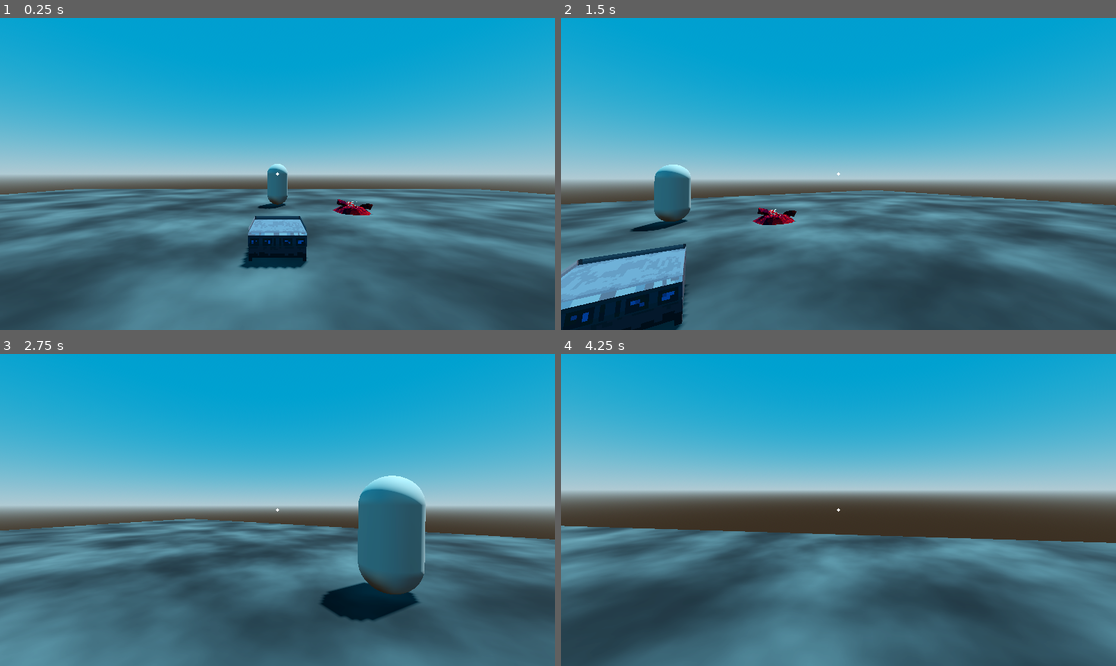
Above: before the commit, frames 1-4 (two rows, left to right).
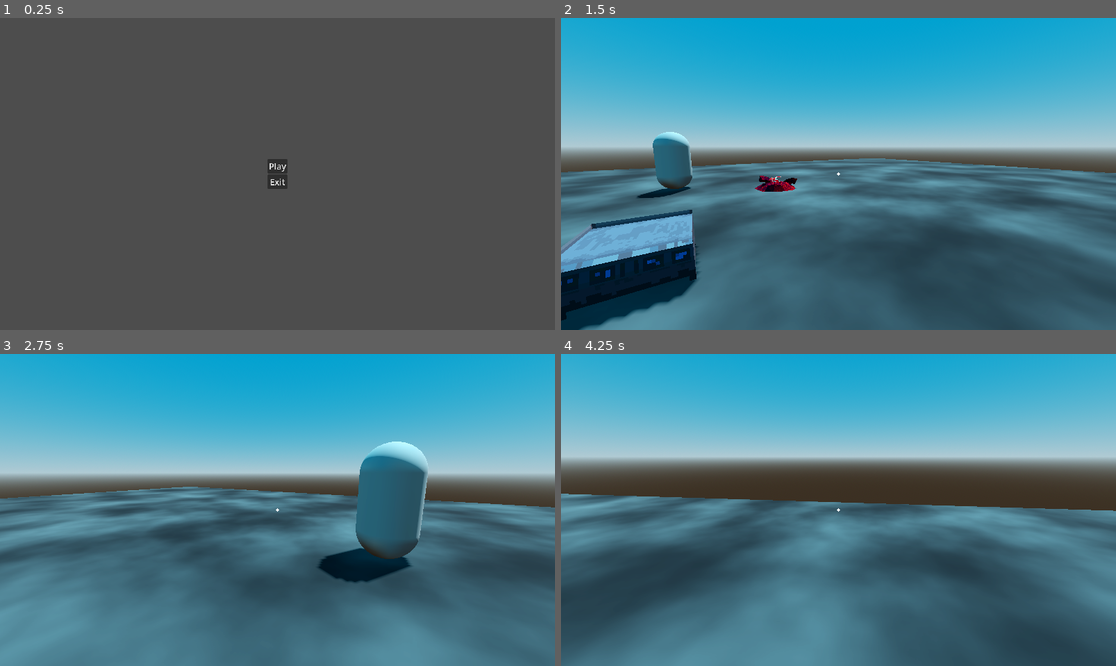
Above: after the commit, the same moments.

Repository: ZsoltHevesi/spooky-cooking-sim
Game: Godot game, scene res://_Scenes/main_menu.tscn
The game is run twice, just before and just after one commit, with the same random seed, the same clock (stepped at 60 frames per second) and the same inputs. Before the commit the project starts from res://3d_cooking/worlds/restaurant.tscn.
Inputs (mouse positions are in pixels of both pictures, inside the frame that each line leads up to):
- Up to frame 1 (0.25 s): no input
- Up to frame 2 (1.5 s): click (838, 164) at 0.5 s, where only the run after the commit has a clickable "Play"; tap Enter at 1.25 s; move the mouse to (866, 174) at 1.27 s; press the mouse at (866, 174) at 1.28 s; hold W (move_forward) from 1.28 s (still down)
- Up to frame 3 (2.75 s): keep holding W (move_forward); move the mouse to (249, 510) at 2.02 s; release the mouse at (249, 510) at 2.03 s; click (249, 510) at 2.1 s
- Up to frame 4 (4.25 s): keep holding W (move_forward); move the mouse to (849, 503) at 2.77 s; press the mouse at (849, 503) at 2.78 s; move the mouse to (832, 516) at 3.52 s; release the mouse at (832, 516) at 3.53 s; click (832, 516) at 3.6 s

The runs differ from the first frame. In frame 1, 97% of the frame differs, in the area x 0-100%, y 0-100%; in frame 2, 62%; in frame 3, 65%; in frame 4, 71%.

Commit message:
made a main menu in a couple of minutes

Diff:
--- /dev/null
+++ b/_Scenes/main_menu.gd
@@ -0,0 +1,8 @@
+extends Control
+
+func _on_play_button_pressed() -> void:
+	get_tree().change_scene_to_file("res://3d_cooking/worlds/restaurant.tscn")
+
+
+func _on_exit_button_pressed() -> void:
+	get_tree().quit()
--- /dev/null
+++ b/_Scenes/main_menu.tscn
@@ -0,0 +1,36 @@
+[gd_scene load_steps=2 format=3 uid="uid://cbc7qymdku0cx"]
+
+[ext_resource type="Script" path="res://_Scenes/main_menu.gd" id="1_jdeio"]
+
+[node name="menu" type="Control"]
+layout_mode = 3
+anchors_preset = 15
+anchor_right = 1.0
+anchor_bottom = 1.0
+grow_horizontal = 2
+grow_vertical = 2
+script = ExtResource("1_jdeio")
+
+[node name="CenterContainer" type="CenterContainer" parent="."]
+layout_mode = 1
+anchors_preset = 15
+anchor_right = 1.0
+anchor_bottom = 1.0
+grow_horizontal = 2
+grow_vertical = 2
+
+[node name="VBoxContainer" type="VBoxContainer" parent="CenterContainer"]
+layout_mode = 2
+
+[node name="play_button" type="Button" parent="CenterContainer/VBoxContainer"]
+layout_mode = 2
+theme_override_font_sizes/font_size = 30
+text = "Play"
+
+[node name="exit_button" type="Button" parent="CenterContainer/VBoxContainer"]
+layout_mode = 2
+theme_override_font_sizes/font_size = 30
+text = "Exit"
+
+[connection signal="pressed" from="CenterContainer/VBoxContainer/play_button" to="." method="_on_play_button_pressed"]
+[connection signal="pressed" from="CenterContainer/VBoxContainer/exit_button" to="." method="_on_exit_button_pressed"]
--- a/project.godot
+++ b/project.godot
@@ -11,7 +11,7 @@
 [application]
 
 config/name="Spooky Cooking Sim"
-run/main_scene="res://3d_cooking/worlds/restaurant.tscn"
+run/main_scene="res://_Scenes/main_menu.tscn"
 config/features=PackedStringArray("4.3", "GL Compatibility")
 config/icon="res://icon.svg"
 
